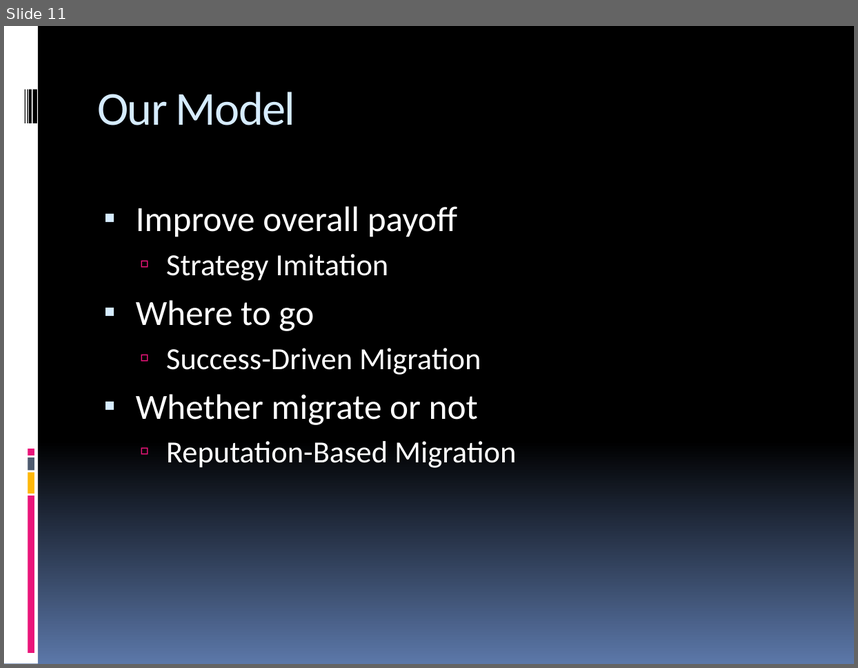
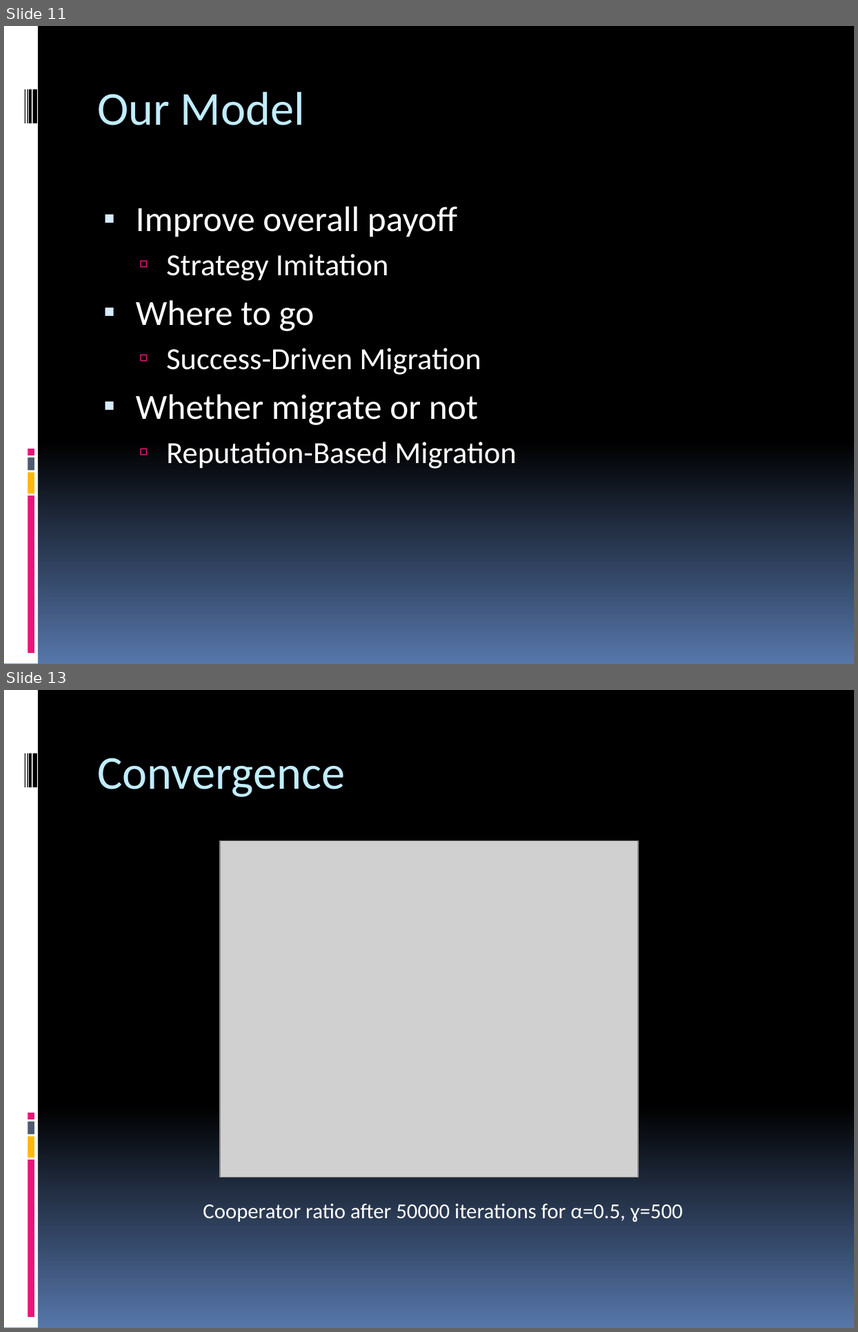
Before and after one commit to pec0ra/cooperation, a slide deck: presentation/presentation.pptx. Shown one above the other, each under a label of ours: slide 11 before the commit, slides 11 and 13 after it; the slides between them are not shown. The pictures are 858x668 and 858x1332 pixels, drawn with LibreOffice and Linux fonts; fonts in the diff are those of the drawing; grey boxes stand for pictures. Boxes give left, top, right and bottom in pixels: in the first picture for what was removed or moved away, otherwise in the second. Text is boxed around its words. In the diff, an @@ line names an element or a change of style, - is before the commit and + after.

```diff
--- a/presentation/presentation.pptx
+++ b/presentation/presentation.pptx
@@ slide 13 added at (x1=4, y1=690, x2=854, y2=1328), background gradient #000000 to #5676AA; not listed: 9 template elements that a slide beside it also shows @@
@@ title added at (x1=98, y1=758, x2=346, y2=797), 40 pt, text #C1EDFF @@
+Convergence
@@ picture added at (x1=220, y1=840, x2=638, y2=1176) @@
@@ text added at (x1=203, y1=1203, x2=683, y2=1222), 18 pt, text #FFFFFF @@
+Cooperator ratio after 50000 iterations for α=0.5, ɣ=500
@@ slide 11 changed as well @@
@@ background gradient #000000 to #5B77A8 to gradient #000000 to #5676AA @@
@@ title "Our Model" at (x1=98, y1=92, x2=305, y2=125): text colour #D6ECFF to #C1EDFF, letter spacing -1 to 0 pt @@
@@ text at (x1=136, y1=206, x2=516, y2=468): less space between paragraphs; indent changed @@
```
Also in this commit, not shown: 12 other slides changed, 4 other slides added, 3 slides removed.
